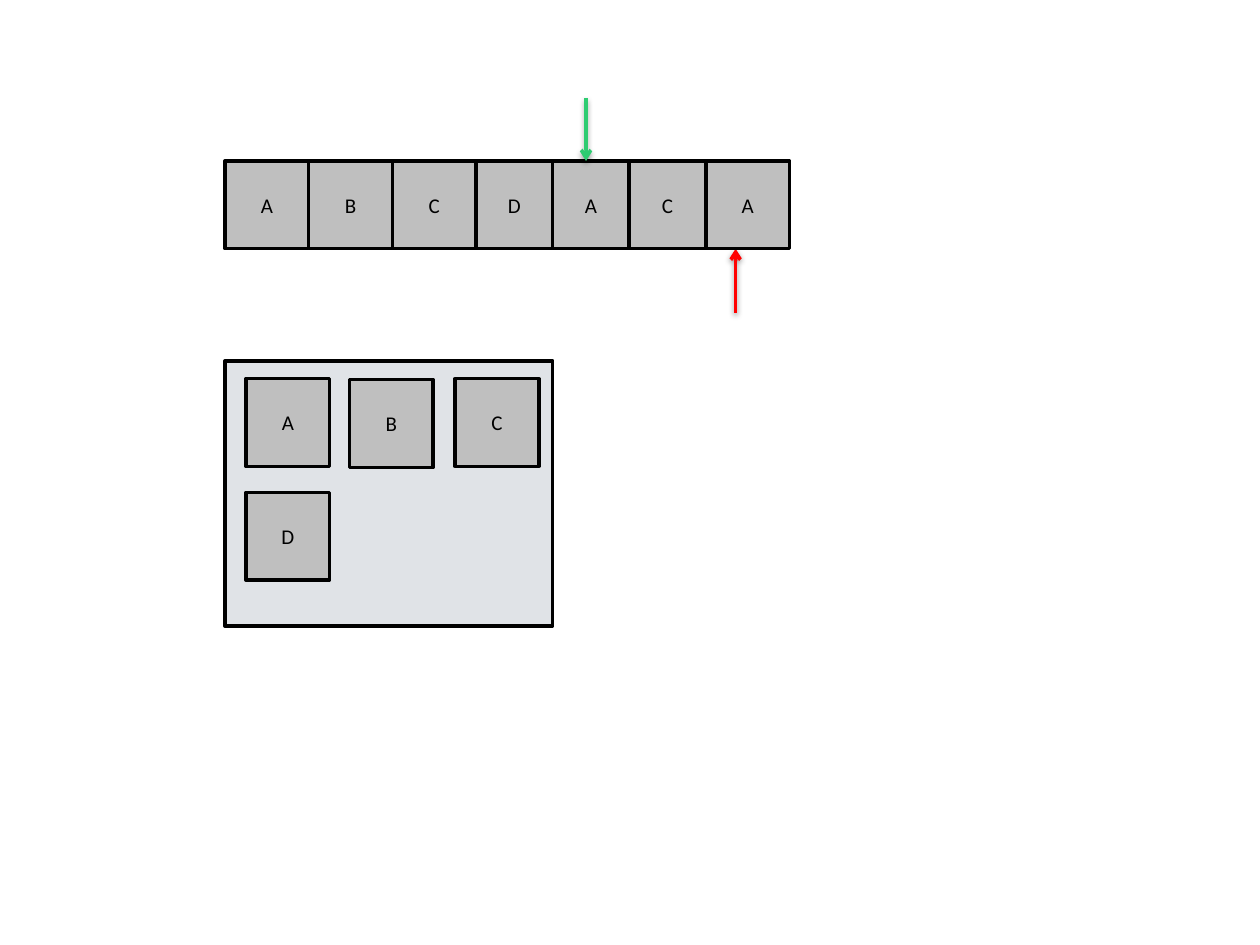
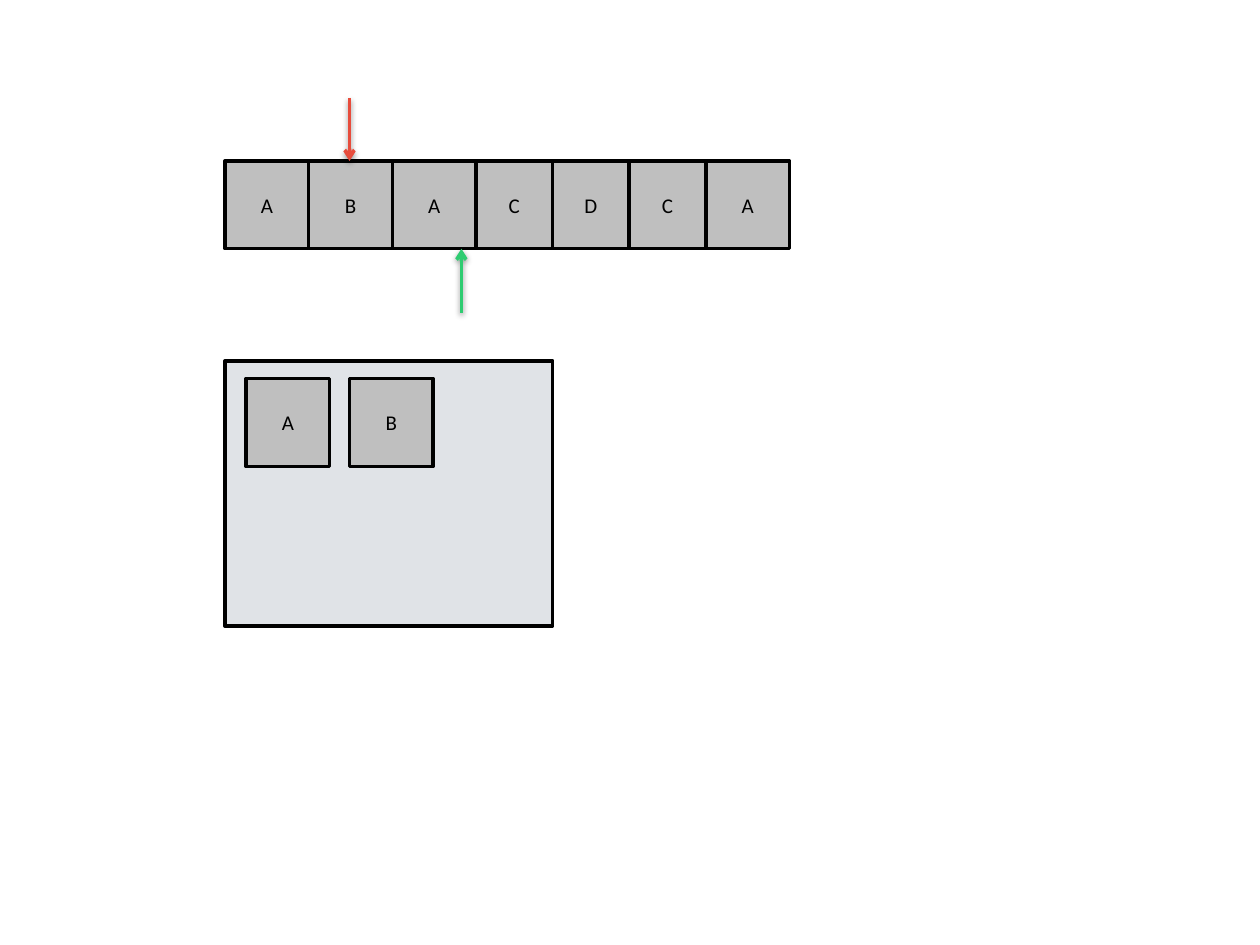
Before and after one commit to jainankit49/HackerGymContent, a slide deck: slide 55 of Images/imgs.pptx (slide 58 before the commit). Drawn at 1260x945 pixels with LibreOffice and Linux fonts; fonts in the diff are those of the drawing. Boxes give left, top, right and bottom in pixels: in the first picture for what was removed or moved away, otherwise in the second. Text is boxed around its words. In the diff, an @@ line names an element or a change of style, - is before the commit and + after.

```diff
--- a/Images/imgs.pptx
+++ b/Images/imgs.pptx
@@ arrow moved from (586, 98) - (586, 161) to (349, 98) - (349, 161) @@
@@ arrow (349, 98) - (349, 161): stroke #2ECC71 2 pt to #E74C3C 2 pt @@
@@ rectangle "A": place and size @@
-rectangle "A" at <box>553,161,630,249</box>
+rectangle "A" at <box>392,161,475,249</box>
@@ rectangle "C": place and size @@
-rectangle "C" at <box>392,161,475,249</box>
+rectangle "C" at <box>476,161,553,249</box>
@@ rectangle "D": place and size @@
-rectangle "D" at <box>476,161,553,249</box>
+rectangle "D" at <box>553,161,630,249</box>
@@ arrow moved from (736, 312) - (736, 248) to (461, 312) - (461, 248) @@
@@ arrow (461, 312) - (461, 248): stroke #FF0000 2 pt to #2ECC71 2 pt @@
@@ rectangle removed at <box>455,379,538,467</box> @@
-C
@@ rectangle removed at <box>246,493,329,581</box> @@
-D
```
Also in this commit, not shown: 10 other slides changed, 3 slides added.
